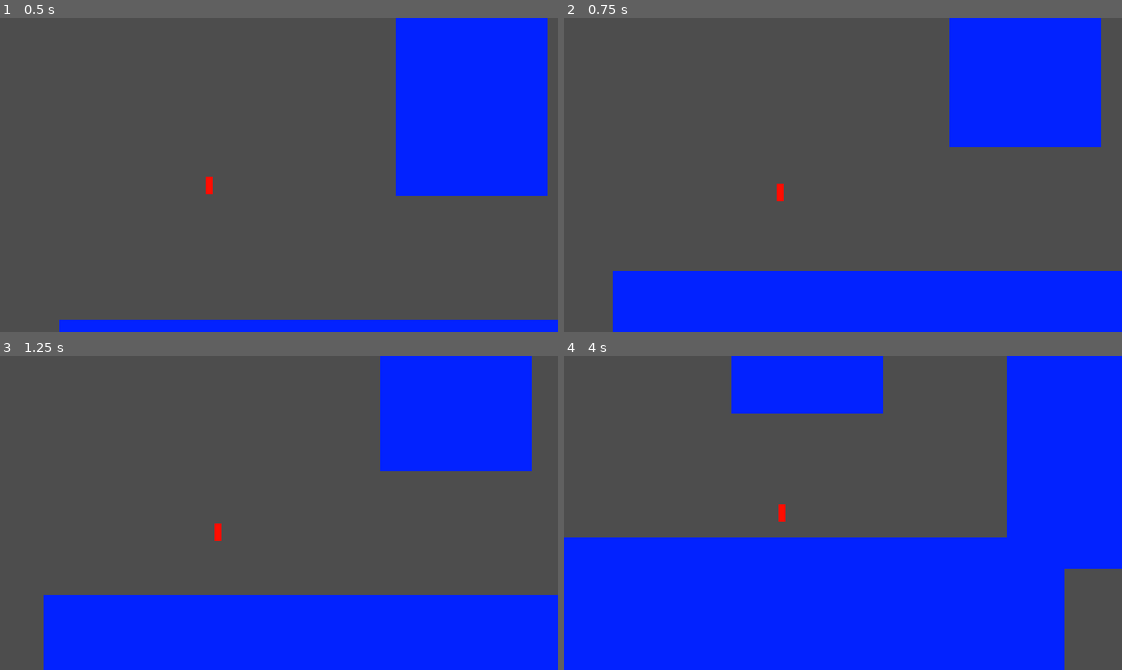
Above: before the commit, frames 1-4 (two rows, left to right).
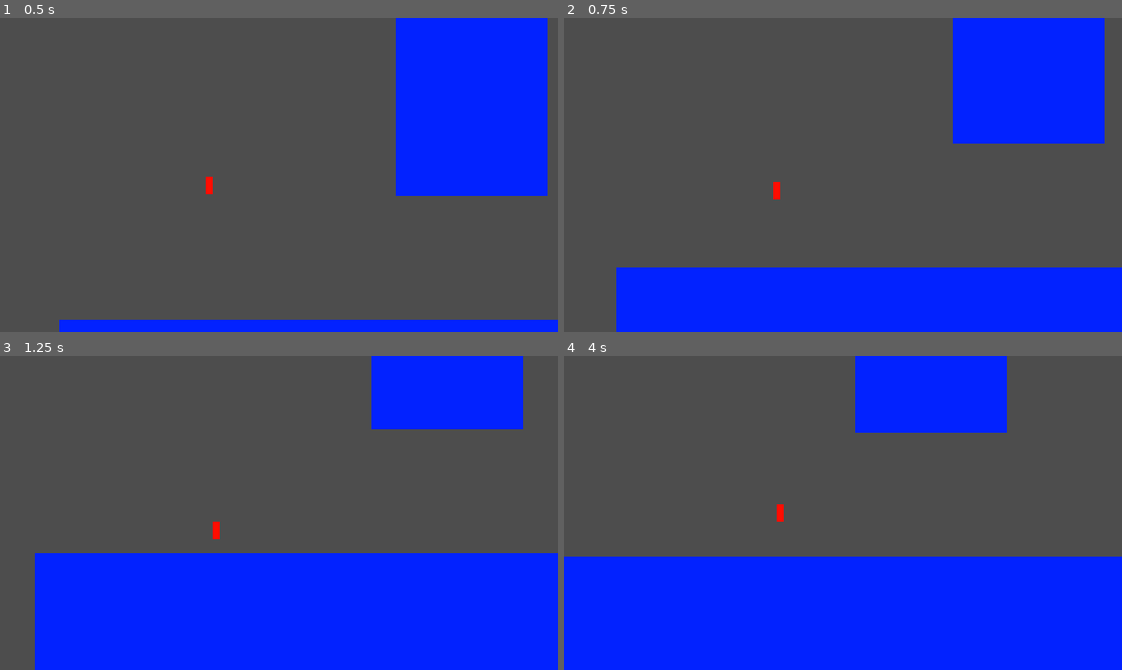
Above: after the commit, the same moments.

Repository: btyu-misc/maskgame
Game: Godot game, scene res://world.tscn
The game is run twice, just before and just after one commit, with the same random seed, the same clock (stepped at 60 frames per second) and the same inputs.
Inputs:
- Up to frame 1 (0.5 s): no input
- Up to frame 2 (0.75 s): tap Enter (ui_accept) at 0.5 s; hold D (move_right) from 0.53 s (still down); hold M (choose_mask) from 0.53 s (still down)
- Up to frame 3 (1.25 s): keep holding D (move_right); keep holding M (choose_mask); tap Space (jump) at 0.77, 0.8, 1.07 s
- Up to frame 4 (4 s): release M (choose_mask) at 1.28 s; tap Space (jump) at 1.35, 1.52, 1.82, 2.3, 3.02, 3.32, 3.6, 3.77 s; tap M (choose_mask) at 1.55, 2.85 s; release D (move_right) at 2.03 s; hold A (move_left) 2.03-2.78 s; hold M (choose_mask) 2.03-2.78 s; hold D (move_right) from 2.78 s (still down)

Frame 1 is identical in both runs. In frame 2, 2.0% of the frame differs, in the area x 8-100%, y 0-100%; in frame 3, 17%; in frame 4, 31%, in the area x 0-100%, y 0-100%.

Commit message:
normal jumps

Diff:
--- a/character_body_2d.gd
+++ b/character_body_2d.gd
@@ -16,6 +16,8 @@
 var last_dir:int
 var wall_just_jumped:bool
 var air_lerp_const:float = .03
+var wall_timer:int = 0
+var wall_cool_down:int = 0
 
 var airborne:int = 0
 var airborne_const:int = 120
@@ -38,7 +40,8 @@
 
 func _physics_process(delta: float) -> void:
 	# Add the gravity.
-
+	print(last_dir)
+	print(is_on_wall())
 	if Input.is_action_just_pressed("move_left") or Input.is_action_just_pressed("move_right"): last_dir = Input.get_axis("move_left", "move_right")
 
 	#print(gravity)
@@ -67,12 +70,19 @@
 		jump_timer = 0
 
 	#wall_jump functionality
-	if Input.is_action_just_pressed("jump") and is_on_wall() and !is_on_floor():
+	if is_on_wall():
+		wall_cool_down = 5
+	else:
+		wall_cool_down = clamp(wall_cool_down - 1, 0, 5)
+	if Input.is_action_just_pressed("jump") and wall_cool_down > 0 and !is_on_floor():
 		wall_jump()
 	if wall_just_jumped:
 		wall_just_jumped = false
-	air_lerp_const = lerp(air_lerp_const, 0.3, 0.1)
-
+	air_lerp_const = lerp(air_lerp_const, 0.3, 0.012)
+	wall_timer = clamp(wall_timer - 1, 0, 5)
+	if wall_timer != 0 and !Input.is_action_pressed("move_left") and !Input.is_action_pressed("move_right"):
+		print("wall normal jump")
+		air_lerp_const = lerp(air_lerp_const, 0.3, 0.1)
 
 
 	if jumping:
@@ -90,9 +100,11 @@
 		move_air()
 
 	if Input.is_action_pressed("choose_mask"):
-		Engine.time_scale = move_toward(Engine.time_scale, 0.05, 0.05)
+		Engine.time_scale = move_toward(Engine.time_scale, 0.10, 0.05)
+		Engine.physics_ticks_per_second = move_toward(Engine.physics_ticks_per_second, 6, 3)
 	else:
 		Engine.time_scale = move_toward(Engine.time_scale, 1, 0.05)
+		Engine.physics_ticks_per_second = move_toward(Engine.physics_ticks_per_second, 60, 3)
 
 	move_and_slide()
 	if jump_timer > 0:
@@ -101,6 +113,7 @@
 func jump():
 	# Handle jump.
 	velocity.y = JUMP_VELOCITY
+	velocity.x += 0.05*last_dir
 	jumping = true
 	#if Input.is_action_just_released("ui_accept") and velocity.y < 0:
 		#velocity.y = 0
@@ -110,14 +123,15 @@
 	if last_dir < 0:
 		print("right wall jump")
 		velocity.y = JUMP_VELOCITY*1.
-		velocity.x = 200
+		velocity.x = 150
 	elif last_dir > 0:
 		print("left wall jump")
-		velocity.y = JUMP_VELOCITY*1.3
-		velocity.x = -200
+		velocity.y = JUMP_VELOCITY*1.
+		velocity.x = -150
 	$Sprite2D.scale = Vector2(1.5, .5)
 	wall_just_jumped = true
 	air_lerp_const = 0.01
+	wall_timer = 5
 
 func move():
 	var direction := Input.get_axis("move_left", "move_right")
